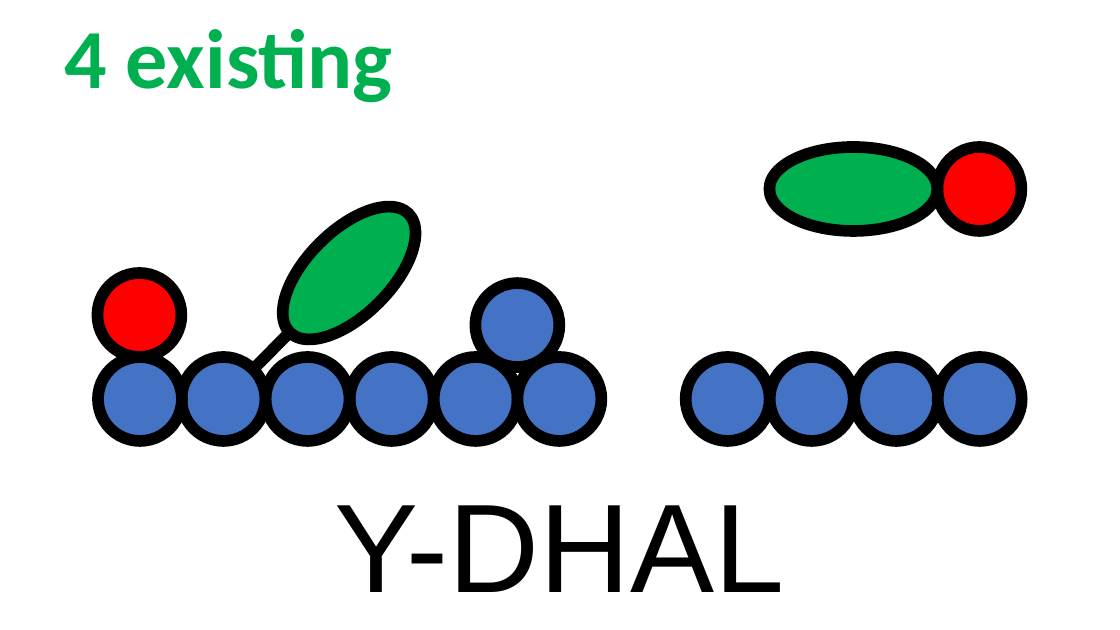
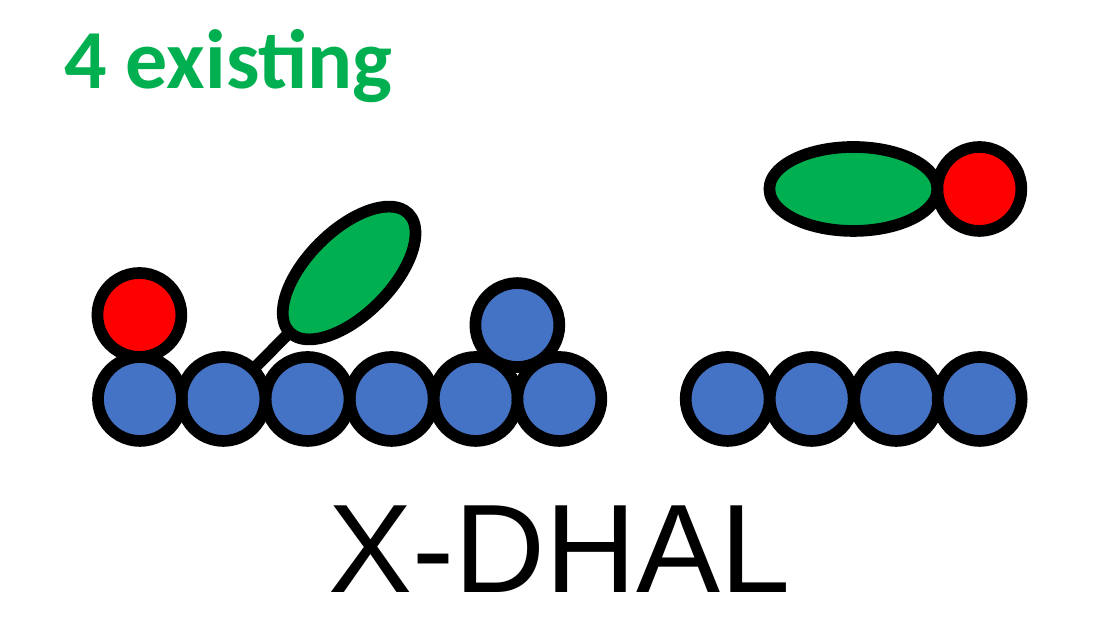
Before and after one commit to rzk1/ullmann, a slide deck: slide 28 of Labels/labels.pptx. Drawn at 1120x630 pixels with LibreOffice and Linux fonts; fonts in the diff are those of the drawing. Boxes give left, top, right and bottom in pixels: in the first picture for what was removed or moved away, otherwise in the second. Text is boxed around its words. In the diff, an @@ line names an element or a change of style, - is before the commit and + after.

```diff
--- a/Labels/labels.pptx
+++ b/Labels/labels.pptx
@@ text at [328, 505, 790, 592]: text changed @@
-Y-DHAL
+X-DHAL
```
Also in this commit, not shown: 2 other slides changed, 13 other files.
